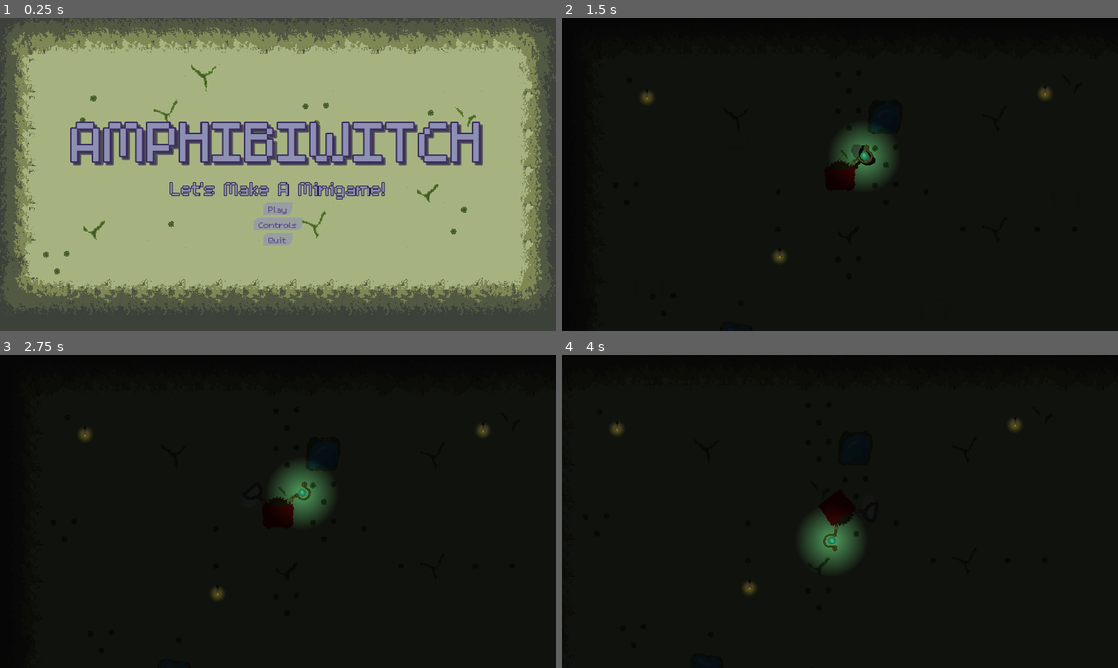
Above: before the commit, frames 1-4 (two rows, left to right).
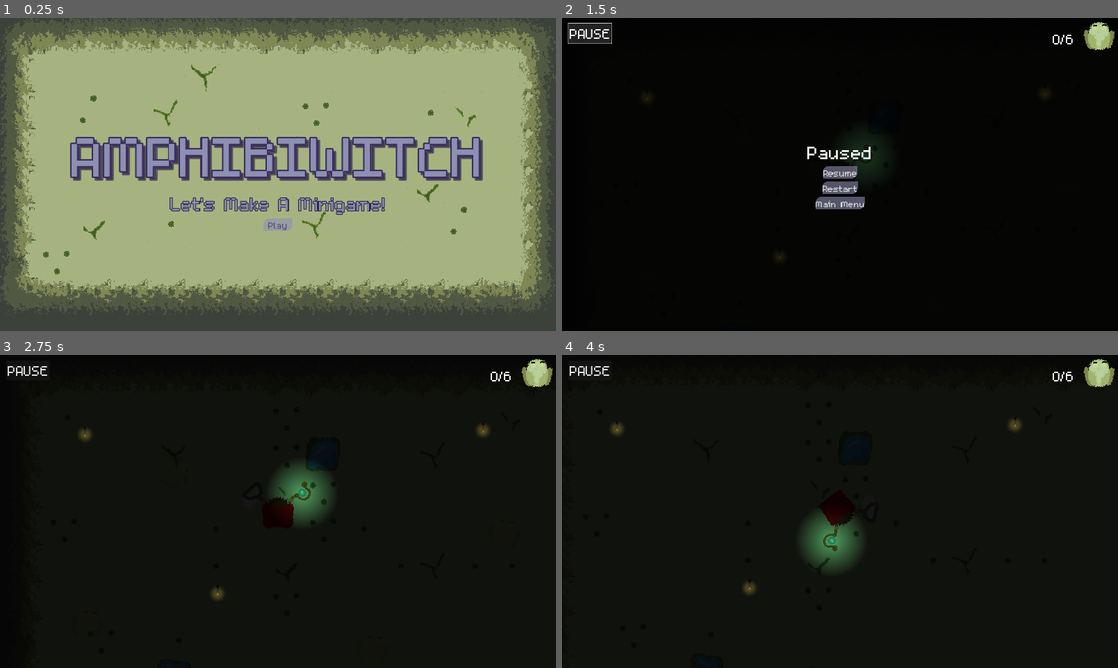
Above: after the commit, the same moments.

Repository: Splashy-Inc/amphibiwitch
Game: Godot game, scene res://SCENES/screen_manager.tscn
The game is run twice, just before and just after one commit, with the same random seed, the same clock (stepped at 60 frames per second) and the same inputs. The engine's default icon, where the game draws it, is replaced by a stand-in: a white triangle on a blue panel in a dark square. Sound files missing from this copy of the repository are replaced by a short silence.
Inputs (mouse positions are in pixels of both pictures, inside the frame that each line leads up to):
- Up to frame 1 (0.25 s): no input
- Up to frame 2 (1.5 s): click "Play" at 0.5 s; click (589, 33) at 1.25 s, where only the run after the commit has a clickable "PAUSE"
- Up to frame 3 (2.75 s): click (278, 524) at 2 s, where only the run after the commit has a clickable "Restart"
- Up to frame 4 (4 s): tap Enter at 2.75 s; move the mouse to (962, 495) at 2.77 s; hold D (right) 2.78-3.53 s; hold Right mouse button (light) 2.78-3.53 s; click (962, 495) at 3.05 s; move the mouse to (728, 527) at 3.52 s; hold S (down) from 3.53 s (still down); click (728, 527) at 3.6 s; right-click (728, 527) at 3.8 s

The runs differ from the first frame. In frame 1, 11% of the frame differs, in the area x 12-87%, y 33-73%; in frame 2, 3.6%; in frame 3, 0.5%; in frame 4, 0.5%.

Commit message:
Various menu stuff

Diff:
--- a/SCENES/GUI/level_ui.tscn
+++ b/SCENES/GUI/level_ui.tscn
@@ -18,12 +18,9 @@
 	text = str(new_info)
 "
 
-[node name="LevelUI" type="Control"]
-layout_mode = 3
-anchors_preset = 0
+[node name="LevelUI" type="CanvasLayer"]
 
 [node name="PauseButton" parent="." instance=ExtResource("1_l6r4l")]
-layout_mode = 0
 offset_left = 22.0
 offset_top = 18.0
 offset_right = 60.0
@@ -36,7 +33,6 @@
 hframes = 8
 
 [node name="info_label" type="Label" parent="."]
-layout_mode = 0
 offset_left = 1631.0
 offset_top = 40.0
 offset_right = 1768.0
--- a/SCENES/GUI/loss_screen.tscn
+++ b/SCENES/GUI/loss_screen.tscn
@@ -45,6 +45,7 @@
 text = "Restart Level"
 
 [node name="QuitButton" type="Button" parent="MenuContent/MenuButtons"]
+visible = false
 custom_minimum_size = Vector2(100, 20)
 layout_mode = 2
 theme_override_font_sizes/font_size = 18
--- a/SCENES/GUI/main_menu.tscn
+++ b/SCENES/GUI/main_menu.tscn
@@ -66,6 +66,7 @@
 text = "Play"
 
 [node name="ControlsButton" type="Button" parent="MenuContent/MenuButtons"]
+visible = false
 custom_minimum_size = Vector2(167, 20)
 layout_mode = 2
 size_flags_horizontal = 4
@@ -76,6 +77,7 @@
 text = "Controls"
 
 [node name="QuitButton" type="Button" parent="MenuContent/MenuButtons"]
+visible = false
 custom_minimum_size = Vector2(100, 20)
 layout_mode = 2
 size_flags_horizontal = 4
--- a/SCENES/GUI/mobile_controls.tscn
+++ b/SCENES/GUI/mobile_controls.tscn
@@ -7,36 +7,26 @@
 [ext_resource type="Texture2D" uid="uid://cu30nmiluxwo7" path="res://ASSETS/Art/Buttons/button_staff_idle.png" id="5_yvd3u"]
 [ext_resource type="Texture2D" uid="uid://blmr12hmgpfs1" path="res://ASSETS/Art/Buttons/button_staff_pressed.png" id="6_dpaeq"]
 
-[node name="MobileControls" type="Control"]
-layout_mode = 3
-anchors_preset = 8
-anchor_left = 0.5
-anchor_top = 0.5
-anchor_right = 0.5
-anchor_bottom = 0.5
-offset_left = -320.0
-offset_top = -180.0
-offset_right = 320.0
-offset_bottom = 180.0
-grow_horizontal = 2
-grow_vertical = 2
+[node name="MobileControls" type="CanvasLayer"]
 script = ExtResource("1_qatij")
 
 [node name="Joystick" parent="." instance=ExtResource("1_x3fcn")]
-position = Vector2(-394, 504)
+position = Vector2(215, 867)
 scale = Vector2(2.5, 2.5)
 
 [node name="Net" type="TouchScreenButton" parent="."]
-position = Vector2(850, 456)
+position = Vector2(1459, 819)
 scale = Vector2(1.75, 1.75)
 texture_normal = ExtResource("3_uhcr8")
 texture_pressed = ExtResource("4_gf6h6")
+action = "net"
 
 [node name="Light" type="TouchScreenButton" parent="."]
-position = Vector2(1023, 244)
+position = Vector2(1632, 607)
 scale = Vector2(1.75, 1.75)
 texture_normal = ExtResource("5_yvd3u")
 texture_pressed = ExtResource("6_dpaeq")
+action = "light"
 
 [connection signal="pressed" from="Net" to="." method="_on_net_pressed"]
 [connection signal="pressed" from="Light" to="." method="_on_light_pressed"]
--- a/SCENES/GUI/pause_menu.tscn
+++ b/SCENES/GUI/pause_menu.tscn
@@ -50,6 +50,7 @@
 text = "Restart"
 
 [node name="ControlsButton" type="Button" parent="MenuContent/MenuButtons"]
+visible = false
 custom_minimum_size = Vector2(100, 20)
 layout_mode = 2
 size_flags_horizontal = 4
--- a/SCENES/GUI/win_screen.tscn
+++ b/SCENES/GUI/win_screen.tscn
@@ -51,6 +51,7 @@
 text = "Restart Level"
 
 [node name="QuitButton" type="Button" parent="MenuContent/MenuButtons"]
+visible = false
 custom_minimum_size = Vector2(100, 20)
 layout_mode = 2
 theme_override_font_sizes/font_size = 50
--- a/SCENES/frog.tscn
+++ b/SCENES/frog.tscn
@@ -62,7 +62,7 @@
 streams_count = 1
 stream_0/stream = ExtResource("5_qgosp")
 
-[node name="Frog" type="CharacterBody2D"]
+[node name="Frog" type="CharacterBody2D" groups=["Frog"]]
 collision_layer = 4
 collision_mask = 3
 script = ExtResource("1_dr1ba")
--- a/SCENES/playground.tscn
+++ b/SCENES/playground.tscn
@@ -93,9 +93,7 @@
 position = Vector2(2210, 793)
 
 [node name="MobileControls" parent="." instance=ExtResource("7_uhrci")]
-visible = false
 
 [node name="LevelUI" parent="." instance=ExtResource("8_y8n3e")]
-visible = false
 
 [node name="Node2D" type="Node2D" parent="."]
--- a/SCRIPTS/frog.gd
+++ b/SCRIPTS/frog.gd
@@ -1,6 +1,8 @@
 extends CharacterBody2D
 
 class_name Frog
+
+signal died
 
 const SPEED = 300.0
 
@@ -13,6 +15,8 @@
 
 func _ready() -> void:
 	$RibbitTimer.wait_time = randf_range(0.5, 1.0)
+	died.connect(Globals._on_frog_died)
+
 
 func _physics_process(delta: float) -> void:
 	animated_sprite_2d.modulate.a = move_toward(animated_sprite_2d.modulate.a, float(is_lit), delta)
@@ -28,6 +32,7 @@
 
 func on_hit():
 	if animated_sprite_2d.modulate.a > 0.0:
+		died.emit()
 		visible = false
 		collision_shape_2d.disabled = true
 		sfx_manager.play("Hit")
--- a/SCRIPTS/globals.gd
+++ b/SCRIPTS/globals.gd
@@ -8,7 +8,8 @@
 
 var joystick: JoyStick
 
-var info = 10 # Example info to track for level UI
+var info = 0 # Example info to track for level UI
+var goal_frogs = 0
 
 # Called when the node enters the scene tree for the first time.
 func _ready() -> void:
@@ -24,4 +25,7 @@
 
 func update_info(new_info):
 	info = new_info
-	info_updated.emit(info)
+	info_updated.emit(str(info) + "/" + str(goal_frogs))
+
+func _on_frog_died():
+	update_info(info + 1)
--- a/SCRIPTS/level.gd
+++ b/SCRIPTS/level.gd
@@ -1,6 +1,8 @@
 extends Node
 
 class_name Level
+
+signal won
 
 @export var dialog_box: DialogBox
 @export var mobile_controls: MobileControls
@@ -20,11 +22,28 @@
 
 func _process(delta: float) -> void:
 	# Ensure that the mobile controls are not visible if the dialog box is present
-	if mobile_controls.visible and dialog_box.visible:
-		mobile_controls.hide()
+	if dialog_box:
+		if mobile_controls.visible and dialog_box.visible:
+			mobile_controls.hide()
+
+	_level_process(delta)
+
+func _level_process(delta: float):
+	pass
 
 func _physics_process(delta: float) -> void:
 	pass
 
 func _on_dialog_ended(dialog_box: DialogBox):
 	print_debug("Dialog ended: ", dialog_box)
+
+func pause_play():
+	process_mode = ProcessMode.PROCESS_MODE_DISABLED
+	if dialog_box:
+		dialog_box.process_mode = ProcessMode.PROCESS_MODE_DISABLED
+
+func resume_play(new_mouse_mode: int = Input.MOUSE_MODE_VISIBLE):
+	process_mode = ProcessMode.PROCESS_MODE_INHERIT
+	if dialog_box:
+		dialog_box.process_mode = ProcessMode.PROCESS_MODE_ALWAYS
+		dialog_box.update_view()
--- a/SCRIPTS/mobile_controls.gd
+++ b/SCRIPTS/mobile_controls.gd
@@ -1,4 +1,4 @@
-extends Control
+extends CanvasLayer
 
 class_name MobileControls
 
--- a/SCRIPTS/playground.gd
+++ b/SCRIPTS/playground.gd
@@ -3,5 +3,10 @@
 @onready var world_light: DirectionalLight2D = $WorldLight
 
 func _level_ready():
-	await get_tree().create_timer(1).timeout
-	Globals.update_info("Updated")
+	Globals.goal_frogs = get_tree().get_node_count_in_group("Frog")/2
+	Globals.update_info(0)
+	Globals.info_updated.connect(_on_info_updated)
+
+func _on_info_updated(info):
+	if Globals.info >= Globals.goal_frogs:
+		won.emit()
--- a/project.godot
+++ b/project.godot
@@ -40,6 +40,7 @@
 [global_group]
 
 Player=""
+Frog=""
 
 [gui]
 
